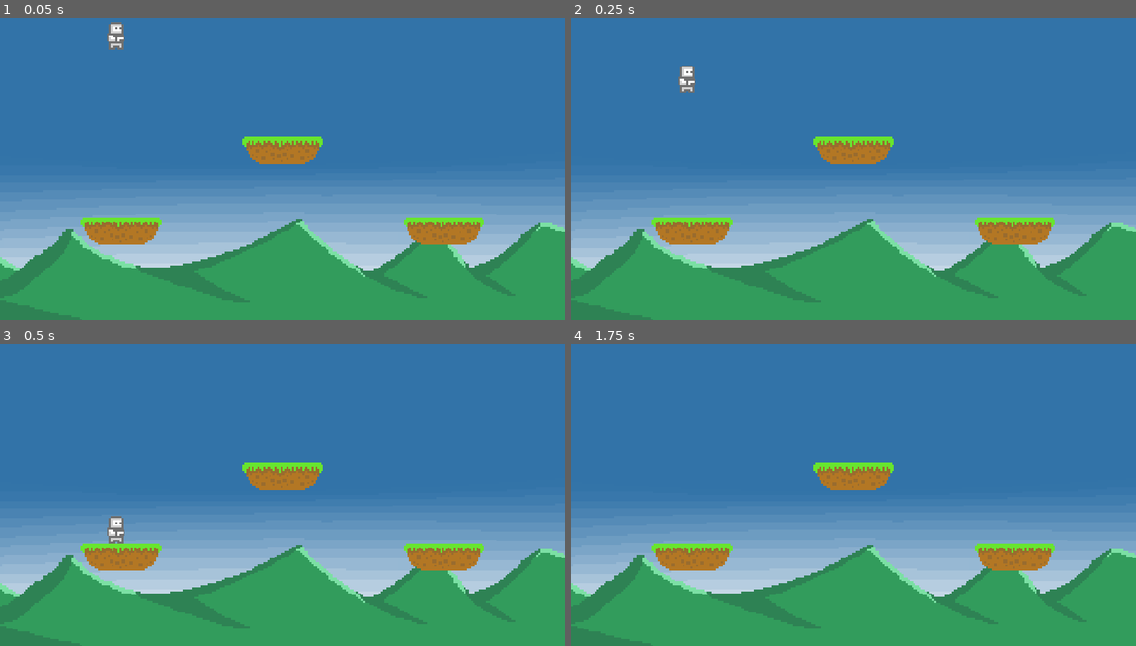
Above: before the commit, frames 1-4 (two rows, left to right).
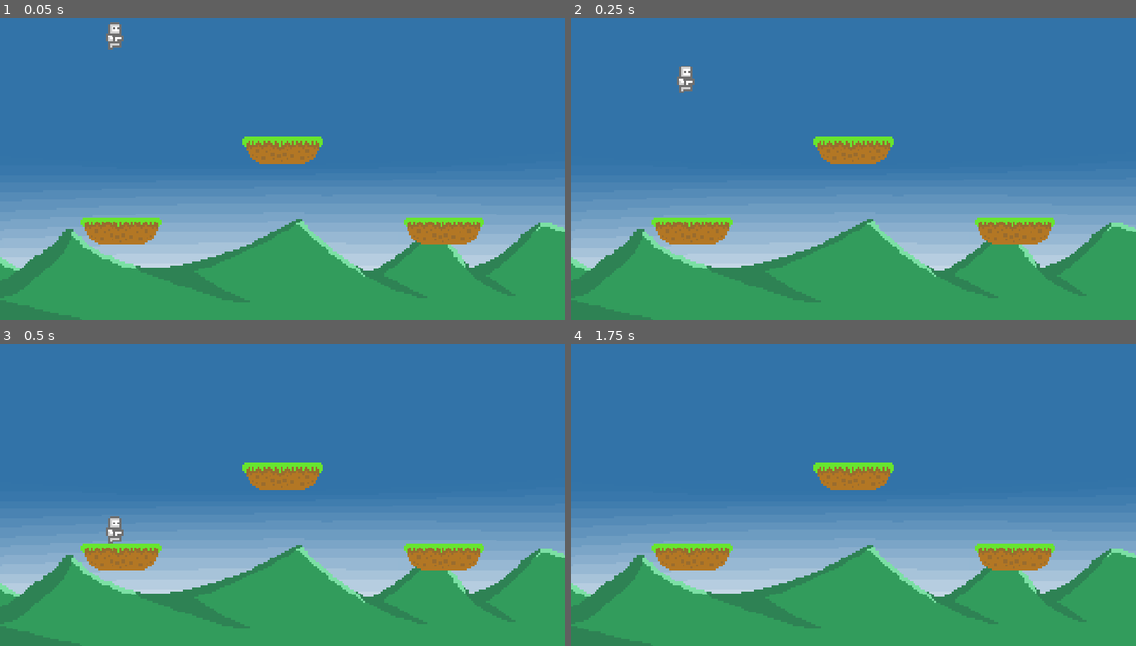
Above: after the commit, the same moments.

Repository: beltranbot/godot-multiplayer-game
Game: Godot game, scene res://Scenes/main.tscn
Same seed, same stepped clock (60 frames per second), same inputs: the game is played once before the commit and once after it. The project has no main scene, so this scene is started directly.
Inputs:
- Up to frame 1 (0.05 s): no input
- Up to frame 2 (0.25 s): no input
- Up to frame 3 (0.5 s): no input
- Up to frame 4 (1.75 s): hold D (move_right) from 0.53 s (still down); tap Space (jump) at 0.77, 1.52 s

The runs differ from the first frame. In frame 1, 0.1% of the frame differs, in the area x 18-22%, y 1-11%; in frame 2, 0.1%; in frame 3, 0.1%; in frame 4, nothing differs.

Commit message:
added animations to player character

Diff:
--- a/Scenes/player.tscn
+++ b/Scenes/player.tscn
@@ -1,10 +1,63 @@
-[gd_scene load_steps=4 format=3 uid="uid://b1vcpxjiep28c"]
+[gd_scene load_steps=10 format=3 uid="uid://b1vcpxjiep28c"]
 
 [ext_resource type="Script" uid="uid://suma2c40tx0s" path="res://Scripts/player.gd" id="1_cvnsp"]
-[ext_resource type="Texture2D" uid="uid://cvhauh6ebymp7" path="res://Assets/Images/Player.png" id="1_v0iea"]
+[ext_resource type="Texture2D" uid="uid://cvhauh6ebymp7" path="res://Assets/Images/Player.png" id="2_cvnsp"]
 
 [sub_resource type="RectangleShape2D" id="RectangleShape2D_jjvhh"]
 size = Vector2(8.5, 14)
+
+[sub_resource type="AtlasTexture" id="AtlasTexture_6t5aa"]
+atlas = ExtResource("2_cvnsp")
+region = Rect2(0, 0, 10, 14)
+
+[sub_resource type="AtlasTexture" id="AtlasTexture_vgqql"]
+atlas = ExtResource("2_cvnsp")
+region = Rect2(10, 0, 10, 14)
+
+[sub_resource type="AtlasTexture" id="AtlasTexture_fkybt"]
+atlas = ExtResource("2_cvnsp")
+region = Rect2(0, 0, 10, 14)
+
+[sub_resource type="AtlasTexture" id="AtlasTexture_x3wgy"]
+atlas = ExtResource("2_cvnsp")
+region = Rect2(10, 0, 10, 14)
+
+[sub_resource type="AtlasTexture" id="AtlasTexture_3smsa"]
+atlas = ExtResource("2_cvnsp")
+region = Rect2(20, 0, 10, 14)
+
+[sub_resource type="SpriteFrames" id="SpriteFrames_v0iea"]
+animations = [{
+"frames": [{
+"duration": 1.0,
+"texture": SubResource("AtlasTexture_6t5aa")
+}],
+"loop": true,
+"name": &"Idle",
+"speed": 5.0
+}, {
+"frames": [{
+"duration": 1.0,
+"texture": SubResource("AtlasTexture_vgqql")
+}],
+"loop": true,
+"name": &"Jump",
+"speed": 5.0
+}, {
+"frames": [{
+"duration": 1.0,
+"texture": SubResource("AtlasTexture_fkybt")
+}, {
+"duration": 1.0,
+"texture": SubResource("AtlasTexture_x3wgy")
+}, {
+"duration": 1.0,
+"texture": SubResource("AtlasTexture_3smsa")
+}],
+"loop": true,
+"name": &"Walk",
+"speed": 5.0
+}]
 
 [node name="Player" type="CharacterBody2D"]
 scale = Vector2(4, 4)
@@ -13,8 +66,10 @@
 [node name="CollisionShape2D" type="CollisionShape2D" parent="."]
 shape = SubResource("RectangleShape2D_jjvhh")
 
-[node name="Sprite2D" type="Sprite2D" parent="."]
+[node name="AnimatedSprite2D" type="AnimatedSprite2D" parent="."]
 texture_filter = 1
-texture = ExtResource("1_v0iea")
-hframes = 5
-region_rect = Rect2(0, 0, 43, 14)
+sprite_frames = SubResource("SpriteFrames_v0iea")
+animation = &"Walk"
+autoplay = "Walk"
+frame = 2
+frame_progress = 1.0
--- a/Scripts/player.gd
+++ b/Scripts/player.gd
@@ -4,7 +4,7 @@
 var jump_force: int = 1000
 var gravity: int = 2800
 var direction: float
-@onready var sprite: Sprite2D = $Sprite2D
+@onready var sprite: AnimatedSprite2D = $AnimatedSprite2D
 
 func _physics_process(delta: float) -> void:
 	if not is_on_floor():
@@ -17,9 +17,14 @@
 
 	if direction:
 		velocity.x = direction * movement_speed
+		sprite.play("Walk")
 	else:
 		velocity.x = move_toward(velocity.x, 0, movement_speed)
+		sprite.play("Idle")
 
 	sprite.flip_h = sprite.flip_h if not direction else direction < 0
 
+	if not is_on_floor():
+		sprite.play("Jump")
+
 	move_and_slide()
